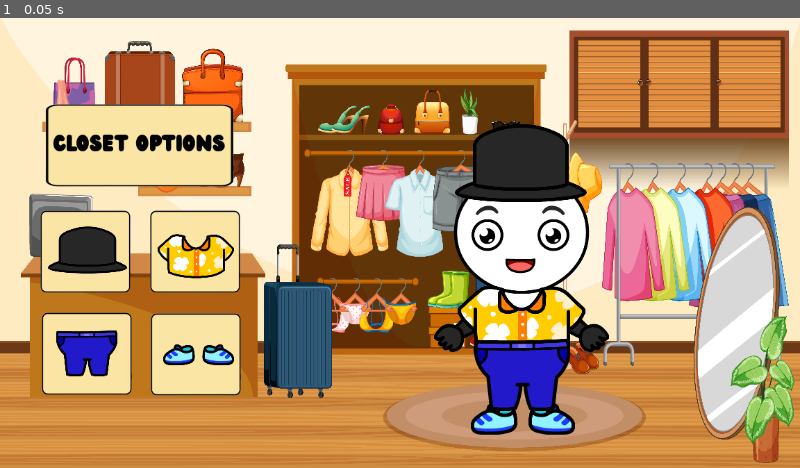
Above: before the commit, frame 1.
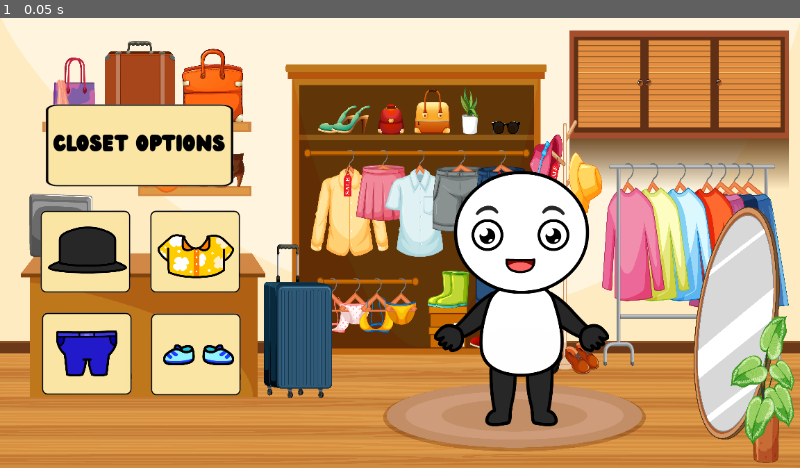
Above: after the commit, the same moment.

Repository: AdityaAnandCodes/DressMrHess
Game: Godot game, scene res://Scenes/Opening.tscn
The game is run twice, just before and just after one commit, with the same random seed, the same clock (stepped at 60 frames per second) and the same inputs. Before the commit the project starts from res://Scenes/DressingRoom.tscn. Video files are missing from this copy of the repository; at most half a second of black plays in their place.
Inputs:
- Up to frame 1 (0.05 s): no input

The runs differ from the first frame. In frame 1, 5.4% of the frame differs, in the area x 56-74%, y 23-93%.

Commit message:
added main mechanics

Diff:
--- a/Scenes/DressingRoom.tscn
+++ b/Scenes/DressingRoom.tscn
@@ -1,6 +1,7 @@
-[gd_scene load_steps=9 format=3 uid="uid://bhkaju5cajr00"]
+[gd_scene load_steps=18 format=3 uid="uid://bhkaju5cajr00"]
 
 [ext_resource type="Texture2D" uid="uid://bipjhk7cfomqr" path="res://Assets/DressingRoom.jpg" id="1_866o3"]
+[ext_resource type="Script" path="res://Scripts/dressing_room.gd" id="1_im4iw"]
 [ext_resource type="Texture2D" uid="uid://bi1dcqvu8ld4b" path="res://Assets/PNGs/Character_.png" id="2_w0npv"]
 [ext_resource type="Texture2D" uid="uid://ivm5w5gw5aqv" path="res://Assets/UI/Dress_MR_._Hess__2_-removebg-preview.png" id="3_7j7jp"]
 [ext_resource type="Texture2D" uid="uid://dswchglmh81wt" path="res://Assets/PNGs/Hat_.png" id="4_f1gkx"]
@@ -9,7 +10,32 @@
 [ext_resource type="Texture2D" uid="uid://dp8rfsp4x6ypt" path="res://Assets/PNGs/Shoes_.png" id="7_god1i"]
 [ext_resource type="FontFile" uid="uid://dag68ksoeiiyk" path="res://Assets/Fonts/Wedges.ttf" id="8_fr8cu"]
 
+[sub_resource type="RectangleShape2D" id="RectangleShape2D_ta07f"]
+size = Vector2(426.667, 380)
+
+[sub_resource type="RectangleShape2D" id="RectangleShape2D_lnbxc"]
+size = Vector2(420, 380)
+
+[sub_resource type="RectangleShape2D" id="RectangleShape2D_sy7ep"]
+size = Vector2(370.588, 335.294)
+
+[sub_resource type="RectangleShape2D" id="RectangleShape2D_ge0ht"]
+size = Vector2(393.75, 356.25)
+
+[sub_resource type="RectangleShape2D" id="RectangleShape2D_si587"]
+size = Vector2(213, 163)
+
+[sub_resource type="RectangleShape2D" id="RectangleShape2D_1g8uq"]
+size = Vector2(139, 98)
+
+[sub_resource type="RectangleShape2D" id="RectangleShape2D_0ssfl"]
+size = Vector2(124, 92)
+
+[sub_resource type="RectangleShape2D" id="RectangleShape2D_tg2gc"]
+size = Vector2(126, 38)
+
 [node name="DressingScene" type="Node2D"]
+script = ExtResource("1_im4iw")
 
 [node name="DressingRoom" type="Sprite2D" parent="."]
 position = Vector2(576, 324)
@@ -29,10 +55,13 @@
 texture = ExtResource("3_7j7jp")
 expand_mode = 1
 
-[node name="Hat2" type="Sprite2D" parent="HatButton"]
-position = Vector2(166, 90)
-scale = Vector2(0.3, 0.3)
-texture = ExtResource("4_f1gkx")
+[node name="ShirtButton" type="TextureRect" parent="."]
+offset_left = 118.0
+offset_top = 244.0
+offset_right = 444.0
+offset_bottom = 429.0
+texture = ExtResource("3_7j7jp")
+expand_mode = 1
 
 [node name="PantButton" type="TextureRect" parent="."]
 offset_left = -38.0
@@ -42,24 +71,6 @@
 texture = ExtResource("3_7j7jp")
 expand_mode = 1
 
-[node name="Pant2" type="Sprite2D" parent="PantButton"]
-position = Vector2(163, 92)
-scale = Vector2(0.32, 0.32)
-texture = ExtResource("5_wuu1x")
-
-[node name="ShirtButton" type="TextureRect" parent="."]
-offset_left = 118.0
-offset_top = 244.0
-offset_right = 444.0
-offset_bottom = 429.0
-texture = ExtResource("3_7j7jp")
-expand_mode = 1
-
-[node name="Shirt2" type="Sprite2D" parent="ShirtButton"]
-position = Vector2(164, 99)
-scale = Vector2(0.3, 0.3)
-texture = ExtResource("6_7gil4")
-
 [node name="ShoeButton" type="TextureRect" parent="."]
 offset_left = 119.0
 offset_top = 392.0
@@ -68,10 +79,50 @@
 texture = ExtResource("3_7j7jp")
 expand_mode = 1
 
-[node name="Shoes2" type="Sprite2D" parent="ShoeButton"]
-position = Vector2(167, 93)
+[node name="Hat" type="Sprite2D" parent="."]
+position = Vector2(126, 334)
+scale = Vector2(0.3, 0.3)
+texture = ExtResource("4_f1gkx")
+
+[node name="HatArea" type="Area2D" parent="Hat"]
+
+[node name="CollisionShape2D" type="CollisionShape2D" parent="Hat/HatArea"]
+position = Vector2(-13.3333, 10)
+shape = SubResource("RectangleShape2D_ta07f")
+
+[node name="Shirt" type="Sprite2D" parent="."]
+position = Vector2(282, 343)
+scale = Vector2(0.3, 0.3)
+texture = ExtResource("6_7gil4")
+
+[node name="ShirtArea" type="Area2D" parent="Shirt"]
+
+[node name="CollisionShape2D" type="CollisionShape2D" parent="Shirt/ShirtArea"]
+position = Vector2(-6.66681, -23.3331)
+shape = SubResource("RectangleShape2D_lnbxc")
+
+[node name="Shoes" type="Sprite2D" parent="."]
+position = Vector2(286, 485)
 scale = Vector2(0.34, 0.34)
 texture = ExtResource("7_god1i")
+
+[node name="ShoeArea" type="Area2D" parent="Shoes"]
+
+[node name="CollisionShape2D" type="CollisionShape2D" parent="Shoes/ShoeArea"]
+position = Vector2(-11.7647, -2.94116)
+scale = Vector2(1, 1)
+shape = SubResource("RectangleShape2D_sy7ep")
+
+[node name="Pant" type="Sprite2D" parent="."]
+position = Vector2(125, 483)
+scale = Vector2(0.32, 0.32)
+texture = ExtResource("5_wuu1x")
+
+[node name="PantArea" type="Area2D" parent="Pant"]
+
+[node name="CollisionShape2D" type="CollisionShape2D" parent="Pant/PantArea"]
+position = Vector2(-3.125, 0)
+shape = SubResource("RectangleShape2D_ge0ht")
 
 [node name="ClosetButton" type="TextureRect" parent="."]
 offset_left = -140.0
@@ -91,22 +142,37 @@
 theme_override_font_sizes/font_size = 30
 text = "Closet Options"
 
-[node name="Hat" type="Sprite2D" parent="."]
-position = Vector2(750, 209)
-scale = Vector2(0.5, 0.5)
-texture = ExtResource("4_f1gkx")
+[node name="HatPlacementArea" type="Area2D" parent="."]
 
-[node name="Shirt" type="Sprite2D" parent="."]
-position = Vector2(751, 438)
-scale = Vector2(0.5, 0.5)
-texture = ExtResource("6_7gil4")
+[node name="CollisionShape2D" type="CollisionShape2D" parent="HatPlacementArea"]
+position = Vector2(748.5, 184.5)
+shape = SubResource("RectangleShape2D_si587")
 
-[node name="Shoes" type="Sprite2D" parent="."]
-position = Vector2(753, 578)
-scale = Vector2(0.5, 0.5)
-texture = ExtResource("7_god1i")
+[node name="ShirtPlacementArea" type="Area2D" parent="."]
 
-[node name="Pant" type="Sprite2D" parent="."]
-position = Vector2(752, 514)
-scale = Vector2(0.5, 0.5)
-texture = ExtResource("5_wuu1x")
+[node name="CollisionShape2D" type="CollisionShape2D" parent="ShirtPlacementArea"]
+position = Vector2(750.5, 432)
+shape = SubResource("RectangleShape2D_1g8uq")
+
+[node name="PantPlacementArea" type="Area2D" parent="."]
+position = Vector2(757, 550)
+
+[node name="CollisionShape2D" type="CollisionShape2D" parent="PantPlacementArea"]
+position = Vector2(-4, -36)
+shape = SubResource("RectangleShape2D_0ssfl")
+
+[node name="ShoePlacementArea" type="Area2D" parent="."]
+position = Vector2(757, 550)
+
+[node name="CollisionShape2D" type="CollisionShape2D" parent="ShoePlacementArea"]
+position = Vector2(-4, 29)
+shape = SubResource("RectangleShape2D_tg2gc")
+
+[connection signal="input_event" from="Hat/HatArea" to="." method="_on_hat_area_input_event"]
+[connection signal="input_event" from="Shirt/ShirtArea" to="." method="_on_shirt_area_input_event"]
+[connection signal="input_event" from="Shoes/ShoeArea" to="." method="_on_shoe_area_input_event"]
+[connection signal="input_event" from="Pant/PantArea" to="." method="_on_pant_area_input_event"]
+[connection signal="input_event" from="HatPlacementArea" to="." method="_on_hat_placement_area_input_event"]
+[connection signal="input_event" from="ShirtPlacementArea" to="." method="_on_shirt_placement_area_input_event"]
+[connection signal="input_event" from="PantPlacementArea" to="." method="_on_pant_placement_area_input_event"]
+[connection signal="input_event" from="ShoePlacementArea" to="." method="_on_shoe_placement_area_input_event"]
--- a/Scenes/Opening.tscn
+++ b/Scenes/Opening.tscn
@@ -1,6 +1,7 @@
-[gd_scene load_steps=2 format=3 uid="uid://bq1fedcfq5wpi"]
+[gd_scene load_steps=3 format=3 uid="uid://bq1fedcfq5wpi"]
 
 [ext_resource type="VideoStream" path="res://Assets/Cutscenes/Dress-MR-.-Hess.ogv" id="1_1a0hx"]
+[ext_resource type="Script" path="res://Scripts/Opening.gd" id="2_8o5y5"]
 
 [node name="Cutscene" type="VideoStreamPlayer"]
 anchors_preset = 15
@@ -13,3 +14,6 @@
 scale = Vector2(0.6, 0.6)
 stream = ExtResource("1_1a0hx")
 autoplay = true
+script = ExtResource("2_8o5y5")
+
+[connection signal="finished" from="." to="." method="_on_finished"]
--- /dev/null
+++ b/Scripts/Opening.gd
@@ -0,0 +1,15 @@
+extends VideoStreamPlayer
+
+
+# Called when the node enters the scene tree for the first time.
+func _ready() -> void:
+	pass # Replace with function body.
+
+
+# Called every frame. 'delta' is the elapsed time since the previous frame.
+func _process(delta: float) -> void:
+	pass
+
+
+func _on_finished() -> void:
+	get_tree().change_scene_to_file("res://Scenes/DressingRoom.tscn")
--- /dev/null
+++ b/Scripts/dressing_room.gd
@@ -0,0 +1,119 @@
+extends Node2D
+
+var selected_item
+var item_in_area = {
+	"hat": false,
+	"shirt": false,
+	"pant": false,
+	"shoe": false
+}
+
+var item_placed = {
+	"hat": false,
+	"shirt": false,
+	"pant": false,
+	"shoe": false
+}
+
+var final_positions = {
+	"hat": Vector2(752, 212),
+	"shirt": Vector2(751, 438),
+	"pant": Vector2(752, 514),
+	"shoe": Vector2(753, 578)
+}
+
+var initial_positions = {
+	"hat": Vector2(126, 334),
+	"shirt": Vector2(282, 343),
+	"pant": Vector2(125, 483),
+	"shoe": Vector2(286, 485)
+}
+
+var initial_scales = {
+	"hat": Vector2(0.3, 0.3),
+	"shirt": Vector2(0.3, 0.3),
+	"pant": Vector2(0.32, 0.32),
+	"shoe": Vector2(0.34, 0.34)
+}
+
+var final_scale = Vector2(0.5, 0.5)
+
+@onready var hat: Sprite2D = $Hat
+@onready var shirt: Sprite2D = $Shirt
+@onready var pant: Sprite2D = $Pant
+@onready var shoes: Sprite2D = $Shoes
+
+func _ready() -> void:
+	pass
+
+func _process(delta: float) -> void:
+	if selected_item:
+		var sprite = get_sprite(selected_item)
+		sprite.z_index = 1
+		sprite.scale = final_scale
+		sprite.position = get_global_mouse_position()
+		if Input.is_action_just_released("click"):
+			if item_in_area[selected_item]:
+				sprite.position = final_positions[selected_item]
+				item_placed[selected_item] = true
+				sprite.z_index = 0
+				selected_item = null
+			else:
+				sprite.scale = initial_scales[selected_item]
+				sprite.position = initial_positions[selected_item]
+				sprite.z_index = 0
+				selected_item = null
+
+	if all_items_placed():
+		change_scene_to_opening()
+
+func _on_hat_area_input_event(viewport: Node, event: InputEvent, shape_idx: int) -> void:
+	if Input.is_action_pressed("click") and not selected_item and not item_placed["hat"]:
+		selected_item = "hat"
+
+func _on_shirt_area_input_event(viewport: Node, event: InputEvent, shape_idx: int) -> void:
+	if Input.is_action_pressed("click") and not selected_item and not item_placed["shirt"]:
+		selected_item = "shirt"
+
+func _on_pant_area_input_event(viewport: Node, event: InputEvent, shape_idx: int) -> void:
+	if Input.is_action_pressed("click") and not selected_item and not item_placed["pant"]:
+		selected_item = "pant"
+
+func _on_shoe_area_input_event(viewport: Node, event: InputEvent, shape_idx: int) -> void:
+	if Input.is_action_pressed("click") and not selected_item and not item_placed["shoe"]:
+		selected_item = "shoe"
+
+func _on_hat_placement_area_input_event(viewport: Node, event: InputEvent, shape_idx: int) -> void:
+	if selected_item == "hat" and Input.is_action_just_released("click"):
+		item_in_area["hat"] = true
+
+func _on_shirt_placement_area_input_event(viewport: Node, event: InputEvent, shape_idx: int) -> void:
+	if selected_item == "shirt" and Input.is_action_just_released("click"):
+		item_in_area["shirt"] = true
+
+func _on_pant_placement_area_input_event(viewport: Node, event: InputEvent, shape_idx: int) -> void:
+	if selected_item == "pant" and Input.is_action_just_released("click"):
+		item_in_area["pant"] = true
+
+func _on_shoe_placement_area_input_event(viewport: Node, event: InputEvent, shape_idx: int) -> void:
+	if selected_item == "shoe" and Input.is_action_just_released("click"):
+		item_in_area["shoe"] = true
+
+func get_sprite(item_name: String) -> Sprite2D:
+	match item_name:
+		"hat":
+			return hat
+		"shirt":
+			return shirt
+		"pant":
+			return pant
+		"shoe":
+			return shoes
+		_:
+			return null
+
+func all_items_placed() -> bool:
+	return item_placed.values().count(true) == 4
+
+func change_scene_to_opening() -> void:
+	get_tree().change_scene_to_file("res://Scenes/Opening.tscn")
--- a/project.godot
+++ b/project.godot
@@ -11,7 +11,7 @@
 [application]
 
 config/name="DressMrHess"
-run/main_scene="res://Scenes/DressingRoom.tscn"
+run/main_scene="res://Scenes/Opening.tscn"
 config/features=PackedStringArray("4.3", "Mobile")
 config/icon="res://icon.svg"
 
@@ -19,6 +19,14 @@
 
 window/stretch/mode="viewport"
 
+[input]
+
+click={
+"deadzone": 0.5,
+"events": [Object(InputEventMouseButton,"resource_local_to_scene":false,"resource_name":"","device":-1,"window_id":0,"alt_pressed":false,"shift_pressed":false,"ctrl_pressed":false,"meta_pressed":false,"button_mask":1,"position":Vector2(234, 16),"global_position":Vector2(243, 62),"factor":1.0,"button_index":1,"canceled":false,"pressed":true,"double_click":false,"script":null)
+]
+}
+
 [rendering]
 
 renderer/rendering_method="mobile"
Not shown, changed: TestApk/DressMrHess.apk
Not shown, changed: TestApk/DressMrHess.apk.idsig
